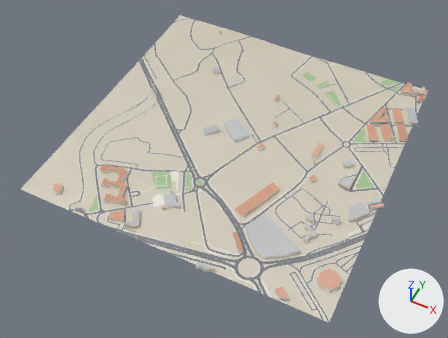
What one commit did to the glTF model public/world/tiles/3_-6.glb.
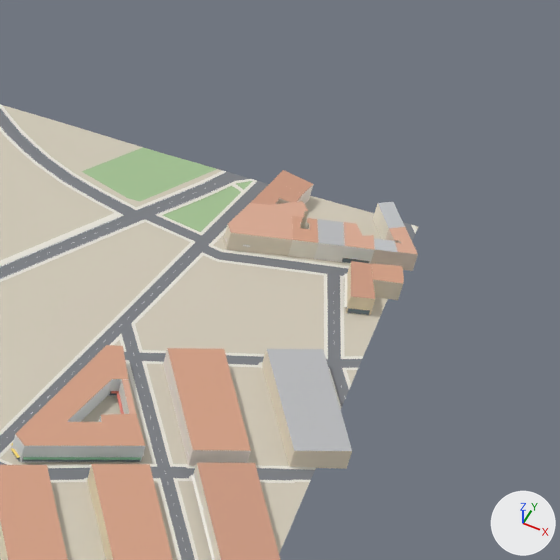
Old and new are each drawn whole from a 50 mm lens placed at (4104.0, 4185.0, 1489.0), pointed at (3496.0, 5401.0, -30.0) and again close up on the part from 82% to 100% of the width and 17% to 41% of the height. The lights are fixed; the arrows at lower right show +X, +Y and +Z. The last two pictures show the newer version. Vertices at exactly the same position are counted once.

The first close-up shows 'Detail', 'Ground', 'Park', 'Road', 'Roofs', 'Sidewalk', 'Walls' and 2 more.
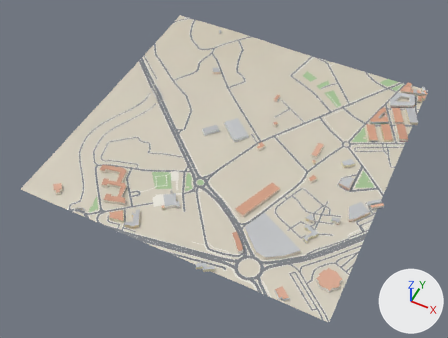
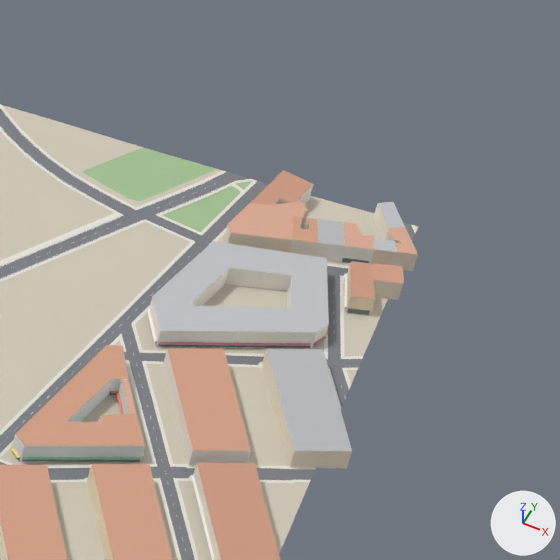
Where the change shows, as pixel boxes (x1, y1, x2, y2) in the close-ups (560 x 560 px):
part 1 of me_walls, added: after (149, 268, 329, 348)
part 2 of me_detail, added: after (147, 309, 157, 342)
part 3 of me_detail, added: after (158, 344, 310, 348)
part 4 of me_detail, added (brown): after (159, 342, 311, 346)
part 5 of me_roofs, added: after (153, 241, 329, 332)

What the commit changed:
me_walls is used by ob_walls; location (0.0, 0.0, 0.0).
me_walls had 736 vertices, 758 faces and spanned x 3085.0..4015.0, y 4988.0..6001.0, z 26.0..56.0.
me_walls now has 758 vertices, 780 faces and spans x 3085.0..4015.0, y 4988.0..6001.0, z 26.0..56.0.
Part 1, on me_walls:
11 vertices are added at x 3896.0..3980.0, y 5855.0..5944.0, z 38.0.
11 new vertices lie (0.0, 0.0, 11.0) away from vertices in x 3896.0..3980.0, y 5855.0..5944.0, z 38.0.
22 new faces join them.
me_detail is used by ob_detail; location (0.0, 0.0, 0.0).
me_detail had 852 vertices, 568 faces and spanned x 3211.0..4015.0, y 5006.0..5973.0, z 27.0..42.0.
me_detail now has 954 vertices, 636 faces and spans x 3211.0..4015.0, y 5006.0..5973.0, z 27.0..42.0.
me_detail part 2: the loose piece of 6 vertices spanning x 3900.0..3910.0, y 5790.0..5811.0, z 41.0..42.0 is copied, and the copy is moved by (-4.0, 65.0, 0.0); it spans x 3896.0..3907.0, y 5855.0..5877.0, z 41.0.
me_detail part 3: the loose piece of 12 vertices spanning x 3887.0..3893.0, y 5833.0..5835.0, z 38.0..41.0 is copied, and the copy is scaled about its middle by (-11.6, -13.9, 1), then moved by (51.0, 37.0, 0.0); it spans x 3908.0..3975.0, y 5855.0..5887.0, z 38.0..41.0.
me_detail part 4: the loose piece of 6 vertices spanning x 3976.0..3984.0, y 5921.0..5946.0, z 41.0..42.0 is copied, and the copy is turned 101.4 degrees about the z axis through its middle and scaled by 2.94, then moved by (-38.0, -63.0, 0.0); it spans x 3908.0..3975.0, y 5854.0..5887.0, z 41.0..42.0.
Other edits to the shape of me_detail do not show in these pictures.
me_roofs is used by ob_roofs; location (0.0, 0.0, 0.0).
me_roofs had 377 vertices, 281 faces and spanned x 3085.0..4015.0, y 4988.0..6001.0, z 38.0..56.0.
me_roofs now has 388 vertices, 292 faces and spans x 3085.0..4015.0, y 4988.0..6001.0, z 38.0..56.0.
Part 5, on me_roofs:
11 vertices are added at x 3896.0..3980.0, y 5855.0..5944.0, z 49.0.
11 new faces join them.
